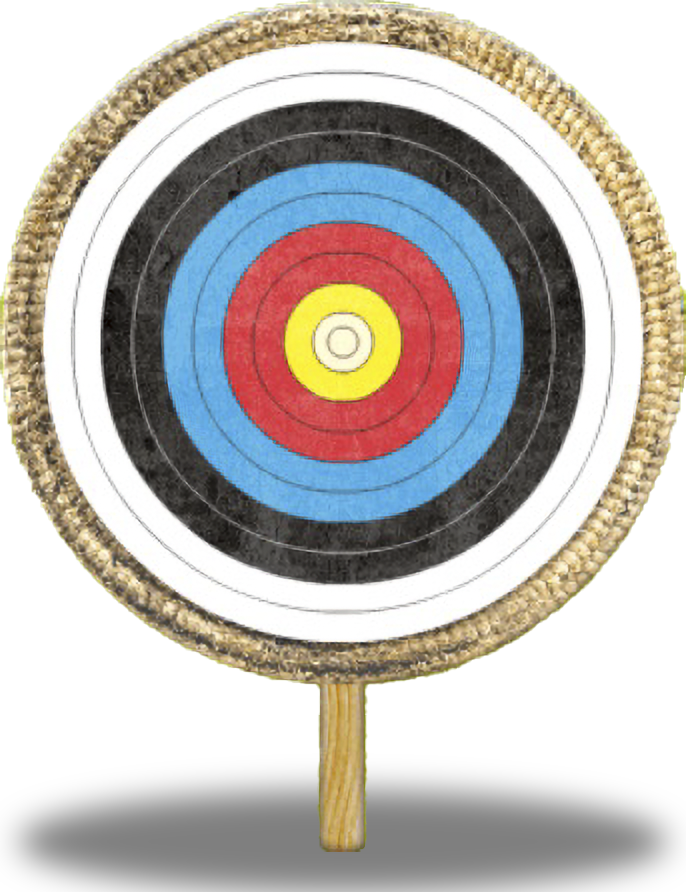
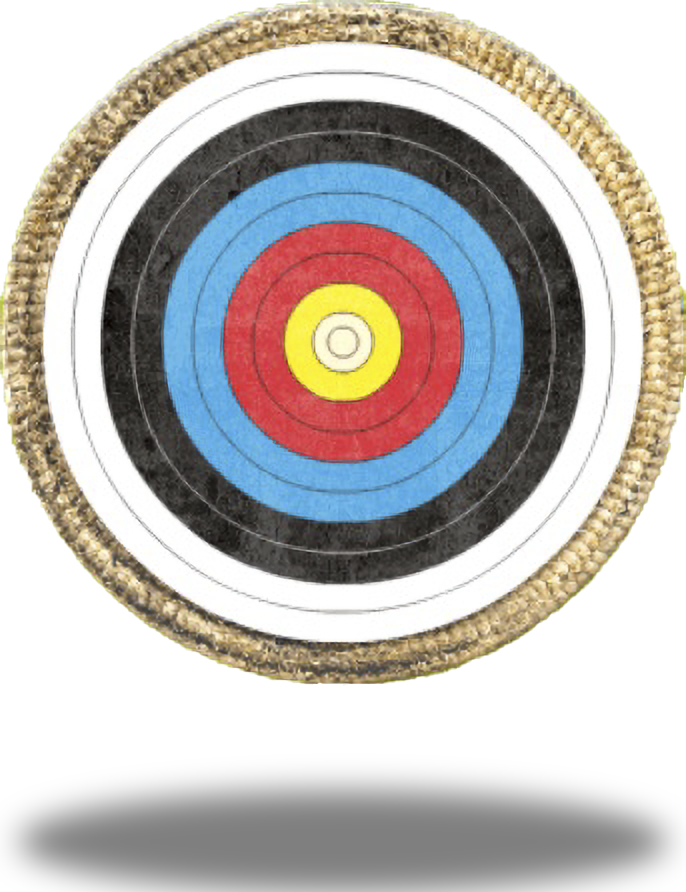
Before/after of a (686, 892) layered artwork. What changed in the layer stack:
painted on "레이어 1" over <box>313,682,384,852</box>
